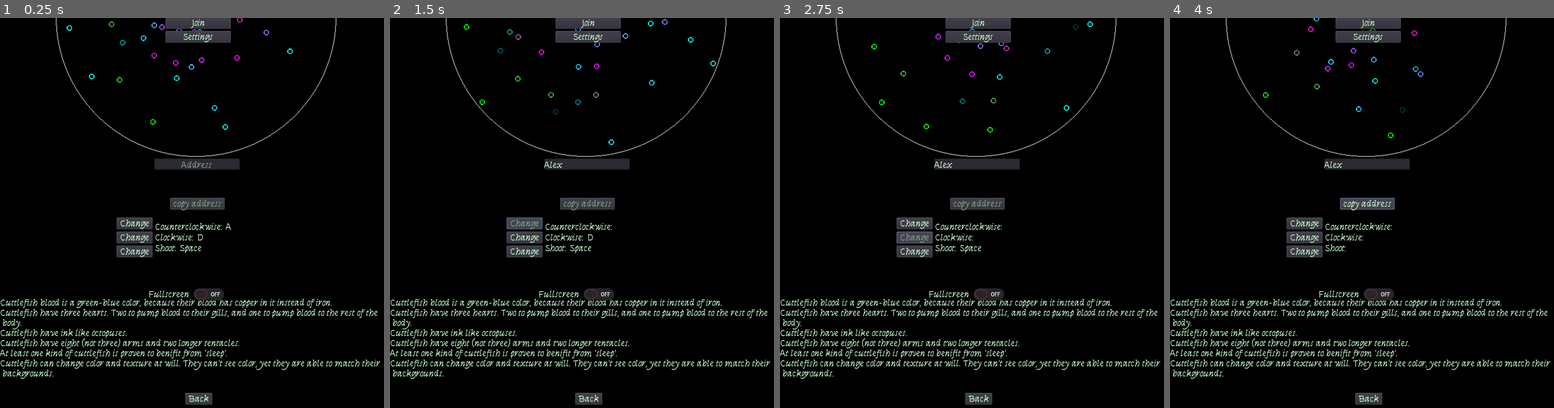
Above: before the commit, frames 1-4 (left to right).
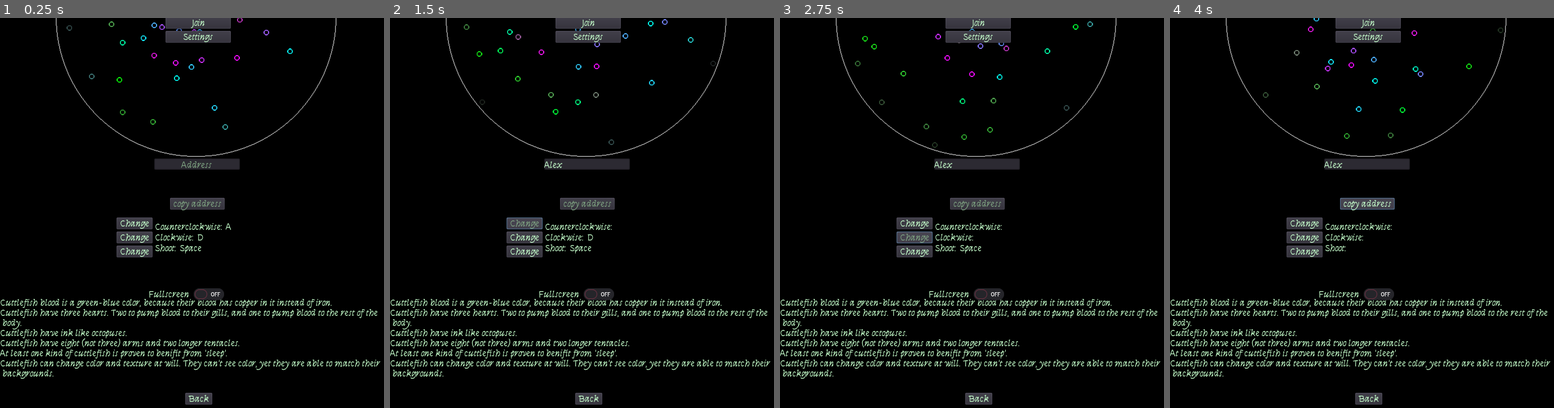
Above: after the commit, the same moments.

Repository: the-alex-g/NetworkedSquidGame
Game: Godot game, scene res://PlayerIntegration/Lobby/Lobby.tscn
Same seed, same stepped clock (60 frames per second), same inputs: the game is played once before the commit and once after it.
Inputs (mouse positions are in pixels of both pictures, inside the frame that each line leads up to):
- Up to frame 1 (0.25 s): no input
- Up to frame 2 (1.5 s): click (585, 162) at 0.52 s; type "Alex" at 0.6 s; click "Change" at 1.25 s
- Up to frame 3 (2.75 s): click "Change" at 2 s
- Up to frame 4 (4 s): click "Change" at 2.75 s; click "copy address" at 3.5 s

The runs differ from the first frame. In frame 1, less than 0.1% of the frame differs, in the area x 17-60%, y 1-29%; in frame 2, 0.1%; in frame 3, 0.1%, in the area x 19-82%, y 0-34%; in frame 4, less than 0.1%.
Error in both runs: Invalid get index '2' (on base: 'Array'). (res://PlayerIntegration/Lobby/Lobby.gd:20)

Commit message:
Add music and SFecks

Diff:
--- a/project/Art/Particles.tscn
+++ b/project/Art/Particles.tscn
@@ -4,16 +4,16 @@
 [ext_resource path="res://Art/LargeCircle.png" type="Texture" id=2]
 
 [sub_resource type="Gradient" id=1]
-offsets = PoolRealArray( 0, 0.390728, 0.695364 )
-colors = PoolColorArray( 0, 1, 0, 1, 1, 0, 1, 1, 0, 1, 1, 1 )
+offsets = PoolRealArray( 0, 0.390728, 0.695364, 0.993378 )
+colors = PoolColorArray( 0, 1, 0, 1, 1, 0, 1, 1, 0, 1, 1, 1, 0.976471, 1, 1, 0 )
 
 [sub_resource type="Gradient" id=2]
-offsets = PoolRealArray( 0, 0.437086, 0.781457 )
-colors = PoolColorArray( 1, 0, 1, 1, 0, 1, 1, 1, 0, 1, 1, 0 )
+offsets = PoolRealArray( 0, 0.437086, 0.774834, 1 )
+colors = PoolColorArray( 1, 0, 1, 1, 0, 1, 1, 1, 0, 1, 0, 1, 0.835294, 1, 0.835294, 0 )
 
 [sub_resource type="Gradient" id=3]
-offsets = PoolRealArray( 0, 0.370861, 0.715232 )
-colors = PoolColorArray( 0, 1, 1, 1, 1, 0, 1, 1, 0, 1, 0, 1 )
+offsets = PoolRealArray( 0, 0.370861, 0.715232, 0.993378 )
+colors = PoolColorArray( 0, 1, 1, 1, 1, 0, 1, 1, 0, 1, 0, 1, 0.976471, 1, 0.976471, 0 )
 
 [node name="Particles" type="Node2D"]
 pause_mode = 2
--- a/project/Game/Game.tscn
+++ b/project/Game/Game.tscn
@@ -1,9 +1,10 @@
-[gd_scene load_steps=6 format=2]
+[gd_scene load_steps=7 format=2]
 
 [ext_resource path="res://Game/Game.gd" type="Script" id=1]
 [ext_resource path="res://Art/Particles.tscn" type="PackedScene" id=2]
 [ext_resource path="res://Art/SquidBody.tscn" type="PackedScene" id=3]
 [ext_resource path="res://Wave_Arms.tres" type="Animation" id=4]
+[ext_resource path="res://Music/GamePlay.ogg" type="AudioStream" id=5]
 
 [sub_resource type="Animation" id=1]
 resource_name = "Winner"
@@ -51,3 +52,8 @@
 [node name="AnimationPlayer2" type="AnimationPlayer" parent="."]
 pause_mode = 2
 anims/Wave_Arms = ExtResource( 4 )
+
+[node name="AudioStreamPlayer" type="AudioStreamPlayer" parent="."]
+stream = ExtResource( 5 )
+volume_db = -5.0
+autoplay = true
--- a/project/Game/Player/Player.gd
+++ b/project/Game/Player/Player.gd
@@ -64,6 +64,7 @@
 	rotation_degrees = new_rotation
 
 remote func spawn_bullet():
+	$ShootSound.play()
 	var bullet := _Bullet.instance()
 	bullet.rotation_degrees = rotation_degrees
 	bullet.position = _bullet_spawn_point.get_global_transform().origin
@@ -86,6 +87,7 @@
 func _on_Player_area_entered(area):
 	if area is Bullet and not invincible:
 		if area.color != color:
+			$HitSound.play()
 			Global.update_score(area.color)
 
 func is_player():
--- a/project/Game/Player/Player.tscn
+++ b/project/Game/Player/Player.tscn
@@ -1,9 +1,11 @@
-[gd_scene load_steps=11 format=2]
+[gd_scene load_steps=13 format=2]
 
 [ext_resource path="res://Game/Player/Player.gd" type="Script" id=1]
 [ext_resource path="res://Art/SquidBody.tscn" type="PackedScene" id=2]
 [ext_resource path="res://Game/Player/RadialProgressBar.tscn" type="PackedScene" id=3]
+[ext_resource path="res://Music/Shoot.wav" type="AudioStream" id=4]
 [ext_resource path="res://Wave_Arms.tres" type="Animation" id=5]
+[ext_resource path="res://Music/Hit.wav" type="AudioStream" id=6]
 
 [sub_resource type="CapsuleShape2D" id=1]
 
@@ -171,6 +173,14 @@
 
 [node name="RadialProgressBar" parent="." instance=ExtResource( 3 )]
 position = Vector2( -16, -330 )
+
+[node name="ShootSound" type="AudioStreamPlayer2D" parent="."]
+stream = ExtResource( 4 )
+volume_db = 5.0
+
+[node name="HitSound" type="AudioStreamPlayer2D" parent="."]
+stream = ExtResource( 6 )
+volume_db = 15.0
 [connection signal="area_entered" from="." to="." method="_on_Player_area_entered"]
 [connection signal="timeout" from="Timer" to="." method="_on_Timer_timeout"]
 [connection signal="timeout" from="InvincibilityTimer" to="." method="_on_InvincibilityTimer_timeout"]
--- a/project/PlayerIntegration/Lobby/Lobby.tscn
+++ b/project/PlayerIntegration/Lobby/Lobby.tscn
@@ -1,10 +1,11 @@
-[gd_scene load_steps=9 format=2]
+[gd_scene load_steps=10 format=2]
 
 [ext_resource path="res://PlayerIntegration/Lobby/Lobby.gd" type="Script" id=1]
 [ext_resource path="res://Art/Particles.tscn" type="PackedScene" id=2]
 [ext_resource path="res://PlayerIntegration/PlayerGeneration/ColorSelector.tscn" type="PackedScene" id=3]
 [ext_resource path="res://Fonts/Font.tres" type="DynamicFont" id=4]
 [ext_resource path="res://PlayerIntegration/WaitingArea/WaitingArea.tscn" type="PackedScene" id=5]
+[ext_resource path="res://Music/MainLoop.ogg" type="AudioStream" id=6]
 
 [sub_resource type="Animation" id=1]
 resource_name = "CameraSlide"
@@ -308,6 +309,11 @@
 __meta__ = {
 "_edit_use_anchors_": false
 }
+
+[node name="AudioStreamPlayer" type="AudioStreamPlayer" parent="."]
+stream = ExtResource( 6 )
+volume_db = -5.0
+autoplay = true
 [connection signal="color_picked" from="." to="WaitingArea" method="_on_Lobby_color_picked"]
 [connection signal="done" from="ColorSelector" to="." method="_on_ColorSelector_done"]
 [connection signal="pressed" from="VBoxContainer/Host" to="." method="_on_Host_pressed"]
--- a/project/default_env.tres
+++ /dev/null
@@ -1,7 +0,0 @@
-[gd_resource type="Environment" load_steps=2 format=2]
-
-[sub_resource type="ProceduralSky" id=1]
-
-[resource]
-background_mode = 2
-background_sky = SubResource( 1 )
--- a/project/project.godot
+++ b/project/project.godot
@@ -73,4 +73,3 @@
 [rendering]
 
 quality/driver/driver_name="GLES2"
-environment/default_environment="res://default_env.tres"
Not shown, added: project/Music/GamePlay.ogg.import
Not shown, added: project/Music/Hit.wav.import
Not shown, added: project/Music/MainLoop.ogg.import
Not shown, added: project/Music/Shoot.wav.import
Not shown, changed: project/export_presets.cfg
Not shown, added: project/Music/GamePlay.ogg
Not shown, added: project/Music/Hit.wav
Not shown, added: project/Music/MainLoop.ogg
Not shown, added: project/Music/Shoot.wav
